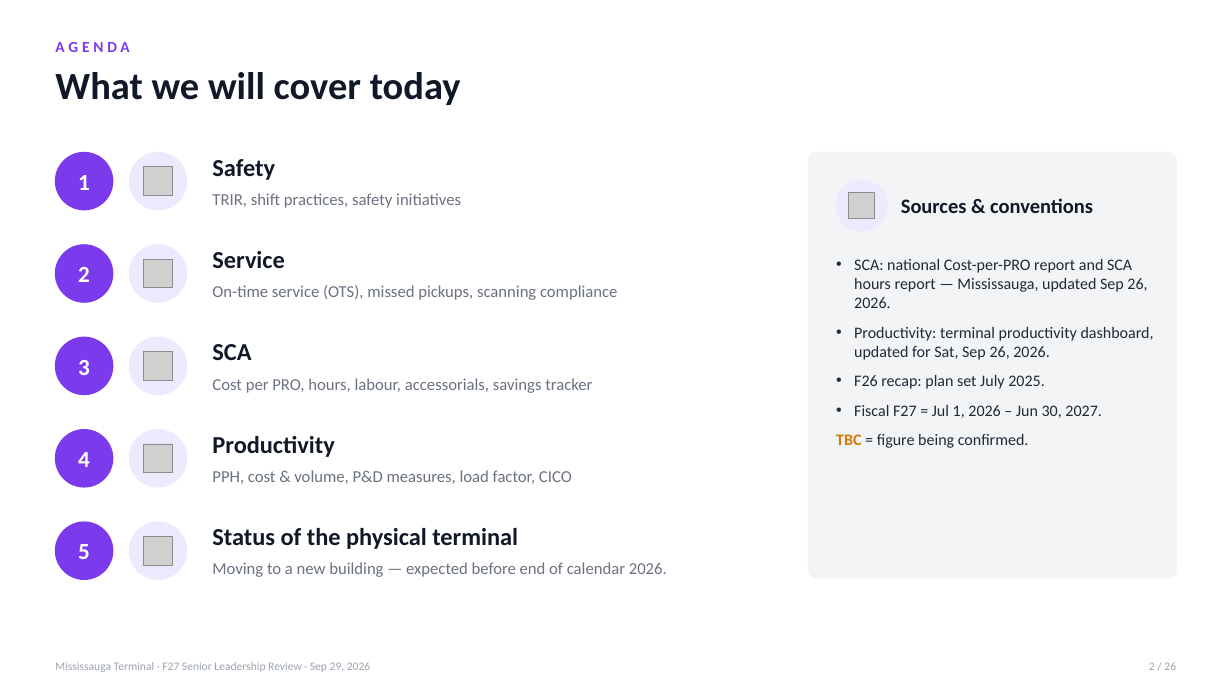
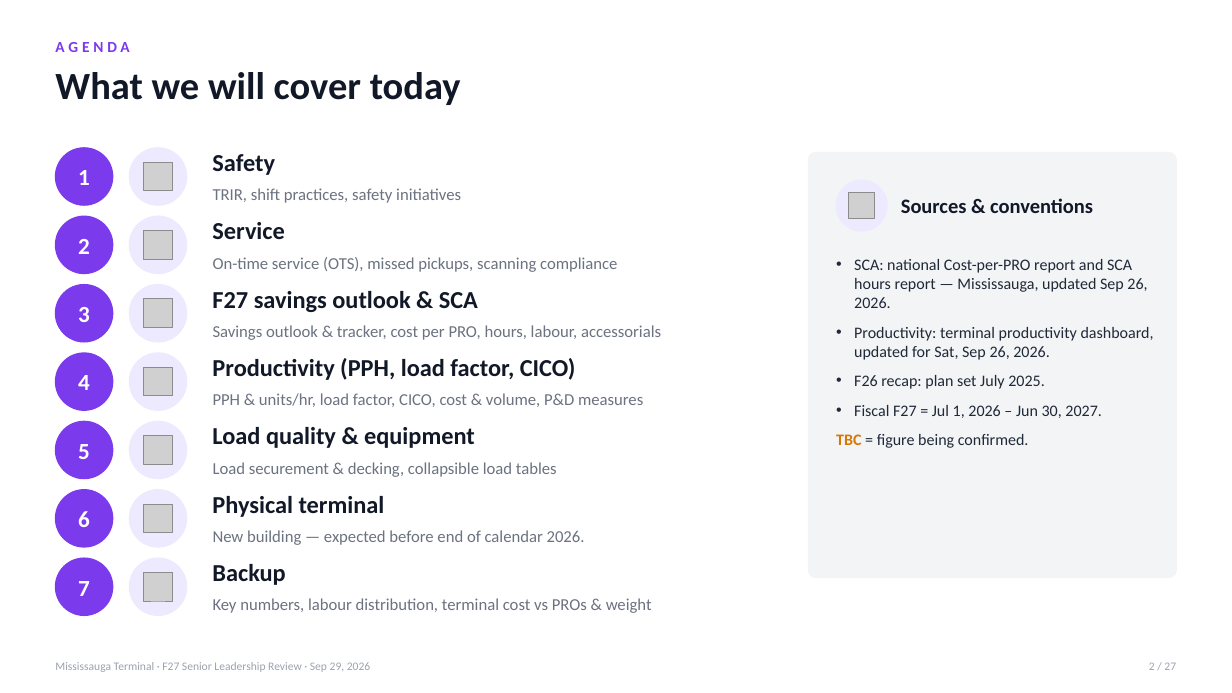
Before and after one commit to FuoriclasseX/mississauga-terminal-f26-cost-transformation-dashboard, a slide deck: slide 2 of presentation/Mississauga_F27_Leadership_Review_Sep29.pptx. Drawn at 1232x693 pixels with LibreOffice and Linux fonts; fonts in the diff are those of the drawing; grey boxes stand for pictures. Boxes give left, top, right and bottom in pixels: in the first picture for what was removed or moved away, otherwise in the second. Text is boxed around its words. In the diff, an @@ line names an element or a change of style, - is before the commit and + after.

```diff
--- a/presentation/Mississauga_F27_Leadership_Review_Sep29.pptx
+++ b/presentation/Mississauga_F27_Leadership_Review_Sep29.pptx
@@ 2 texts, 2 ellipses, 1 picture: place and size @@
-2 texts, 2 ellipses, 1 picture at [55, 152, 275, 210]
+2 texts, 2 ellipses, 1 picture at [55, 148, 275, 205]
@@ text "TRIR, shift practices, safety initiatives": place and size @@
-text "TRIR, shift practices, safety initiatives" at [212, 193, 461, 208]
+text "TRIR, shift practices, safety initiatives" at [213, 188, 461, 203]
@@ text "On-time service (OTS), missed pickups, ...": place and size @@
-text "On-time service (OTS), missed pickups, ..." at [212, 285, 617, 300]
+text "On-time service (OTS), missed pickups, ..." at [213, 257, 617, 272]
@@ text "3": place and size @@
-text "3" at [78, 360, 90, 375]
+text "3" at [78, 307, 90, 322]
@@ ellipse added at [55, 285, 113, 342], fill #7C3AED, outline #7C3AED 1 pt @@
@@ ellipse added at [129, 285, 187, 342], fill #EDE9FE, outline #EDE9FE 1 pt @@
@@ picture: place and size @@
-picture at [143, 352, 172, 381]
+picture at [143, 299, 172, 327]
@@ text at [212, 291, 478, 312]: text changed @@
-SCA
+F27 savings outlook & SCA
@@ text at [213, 325, 661, 340]: text changed @@
-Cost per PRO, hours, labour, accessorials, savings tracker
+Savings outlook & tracker, cost per PRO, hours, labour, accessorials
@@ text "4": place and size @@
-text "4" at [78, 452, 90, 467]
+text "4" at [78, 375, 90, 390]
@@ ellipse: place and size @@
-ellipse at [55, 337, 113, 395]
+ellipse at [55, 353, 113, 410]
@@ ellipse: place and size @@
-ellipse at [129, 337, 187, 395]
+ellipse at [129, 353, 187, 410]
@@ text added at [212, 358, 576, 380], 19 pt, text #111827, bold @@
+Productivity (PPH, load factor, CICO)
@@ picture: place and size @@
-picture at [143, 444, 172, 472]
+picture at [143, 368, 172, 396]
@@ text at [213, 393, 643, 407]: text changed @@
-PPH, cost & volume, P&D measures, load factor, CICO
+PPH & units/hr, load factor, CICO, cost & volume, P&D measures
@@ text "5": place and size @@
-text "5" at [78, 544, 90, 559]
+text "5" at [78, 444, 90, 459]
@@ ellipse: place and size @@
-ellipse at [55, 430, 113, 487]
+ellipse at [55, 421, 113, 479]
@@ ellipse: place and size @@
-ellipse at [129, 430, 187, 487]
+ellipse at [129, 421, 187, 479]
@@ picture added at [143, 435, 172, 464] @@
@@ text removed at [212, 436, 334, 457] @@
-Productivity
@@ text added at [212, 427, 475, 448], 19 pt, text #111827, bold @@
+Load quality & equipment
@@ text added at [213, 462, 557, 477], 13 pt, text #6B7280 @@
+Load securement & decking, collapsible load tables
@@ 4 ellipses, 2 pictures, 2 texts: place and size @@
-4 ellipses, 2 pictures, 2 texts at [55, 245, 284, 579]
+4 ellipses, 2 pictures, 2 texts at [55, 216, 284, 547]
@@ text at [212, 496, 385, 517]: text changed @@
-Status of the physical terminal
+Physical terminal
@@ text added at [78, 511, 90, 527], 18 pt, text #FFFFFF, bold @@
+6
@@ text at [213, 530, 585, 545]: text changed @@
-Moving to a new building — expected before end of calendar 2026.
+New building — expected before end of calendar 2026.
@@ ellipse added at [55, 558, 113, 616], fill #7C3AED, outline #7C3AED 1 pt @@
@@ ellipse added at [129, 558, 187, 616], fill #EDE9FE, outline #EDE9FE 1 pt @@
@@ text added at [212, 564, 285, 585], 19 pt, text #111827, bold @@
+Backup
@@ text added at [78, 581, 90, 596], 18 pt, text #FFFFFF, bold @@
+7
@@ picture added at [143, 573, 172, 602] @@
@@ text added at [213, 598, 652, 613], 13 pt, text #6B7280 @@
+Key numbers, labour distribution, terminal cost vs PROs & weight
@@ text at [1149, 662, 1176, 670]: text changed @@
-2 / 26
+2 / 27
```
Also in this commit, not shown: 24 other slides changed, 1 slide added, 2 other files.
